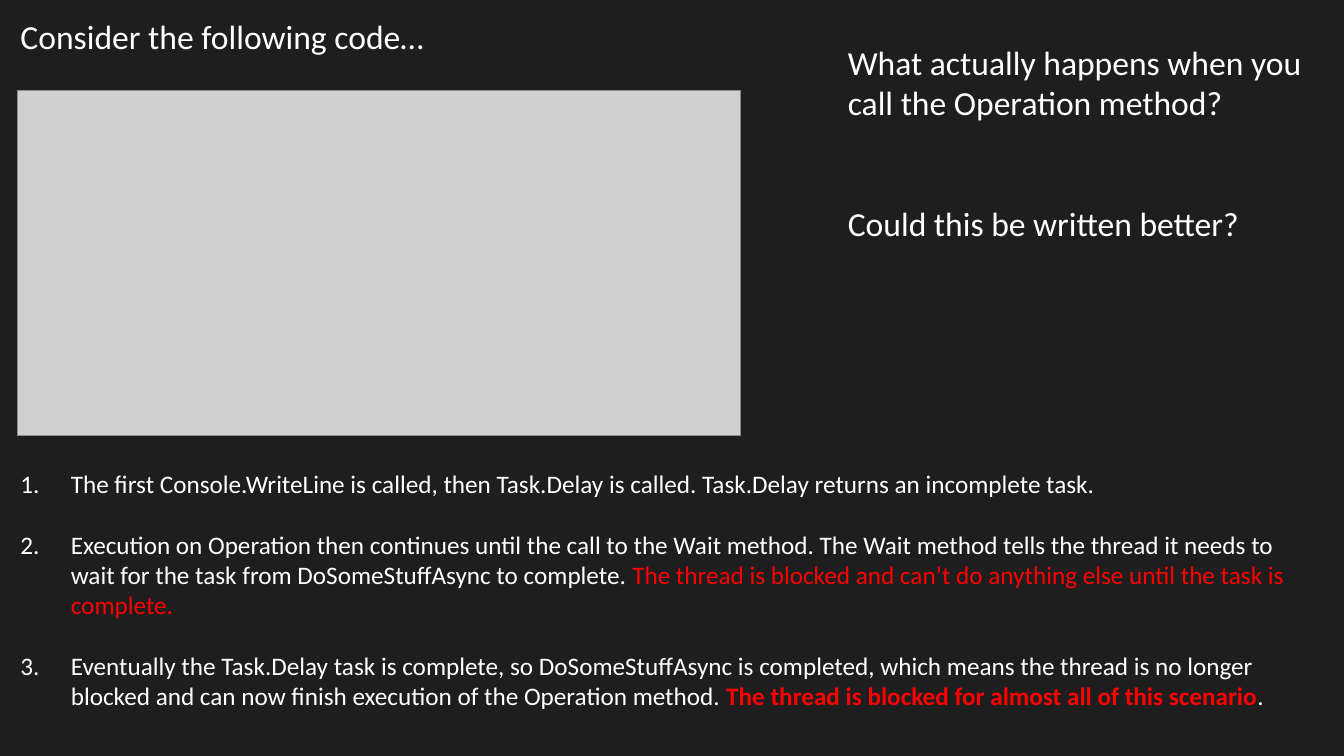
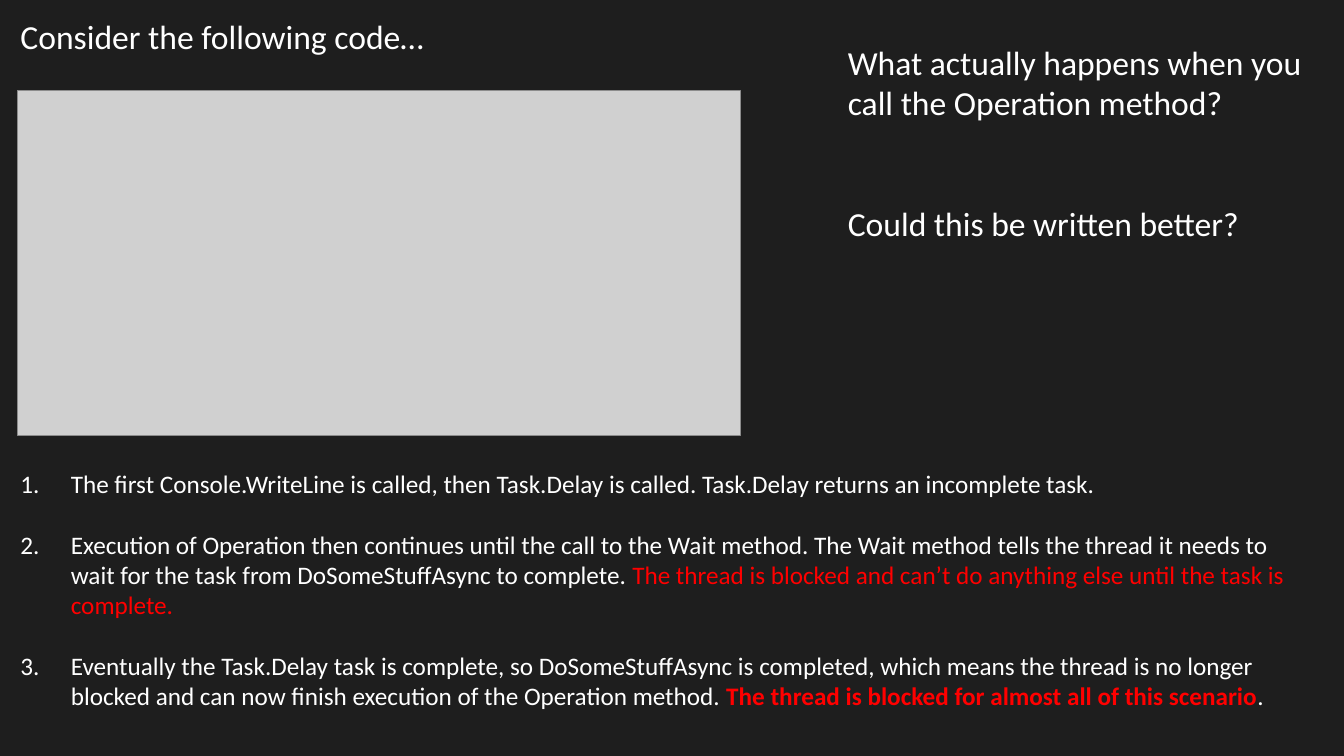
Before and after one commit to JoshKain/AsyncAwaitQuiz, a slide deck: slide 16 of Async and await presentation.pptx. Drawn at 1344x756 pixels with LibreOffice and Linux fonts; fonts in the diff are those of the drawing; grey boxes stand for pictures. Boxes give left, top, right and bottom in pixels: in the first picture for what was removed or moved away, otherwise in the second. Text is boxed around its words. In the diff, an @@ line names an element or a change of style, - is before the commit and + after.

```diff
--- a/Async and await presentation.pptx
+++ b/Async and await presentation.pptx
@@ text at <box>71,536,1284,618</box>: text changed @@
-2. Execution on Operation then continues until the call to the Wait method. The Wait method tells the thread it needs to wait for the task from DoSomeStuffAsync to complete. The thread is blocked and can’t do anything else until the task is complete.
+2. Execution of Operation then continues until the call to the Wait method. The Wait method tells the thread it needs to wait for the task from DoSomeStuffAsync to complete. The thread is blocked and can’t do anything else until the task is complete.
```
Also in this commit, not shown: 2 other slides changed.
